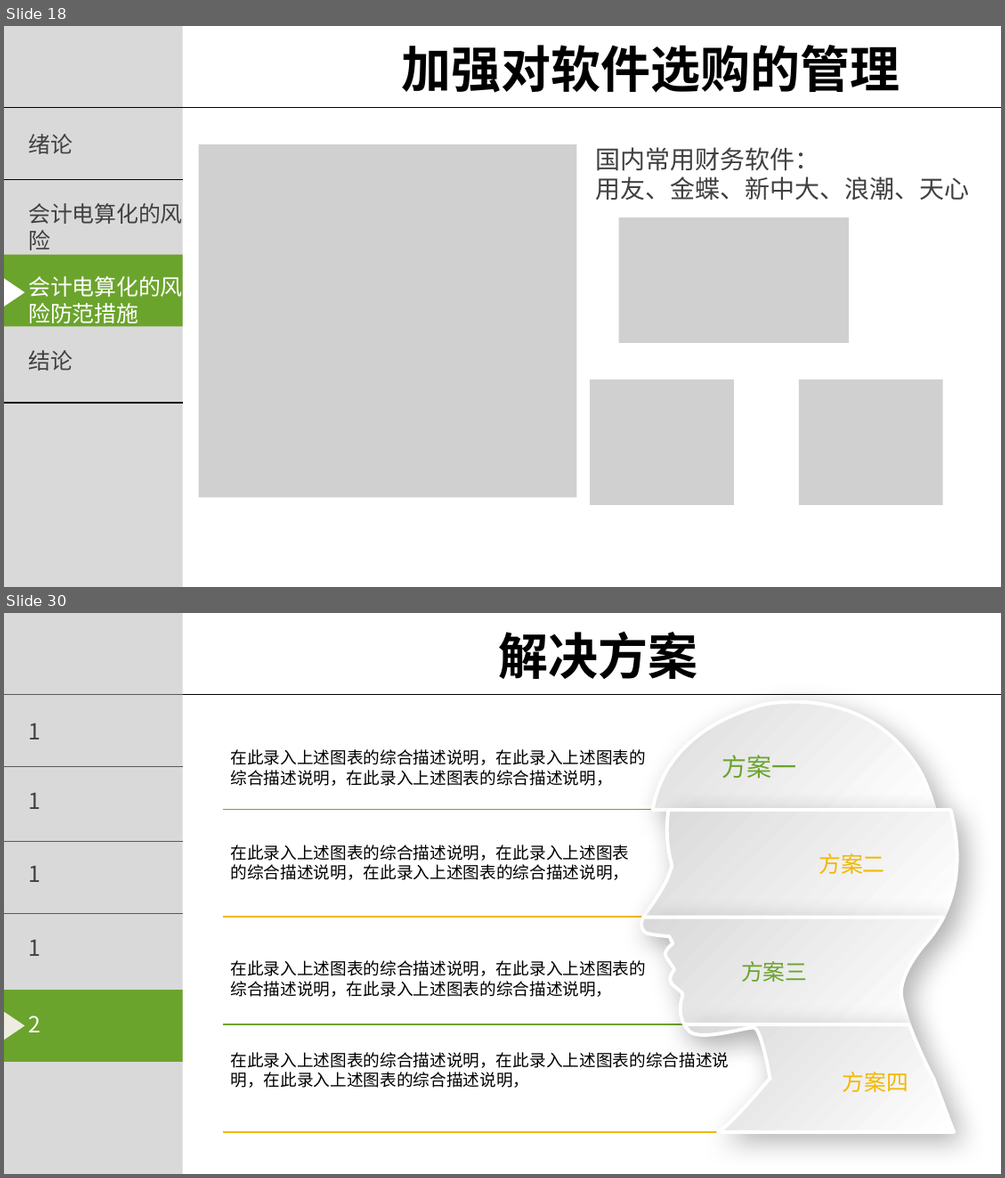
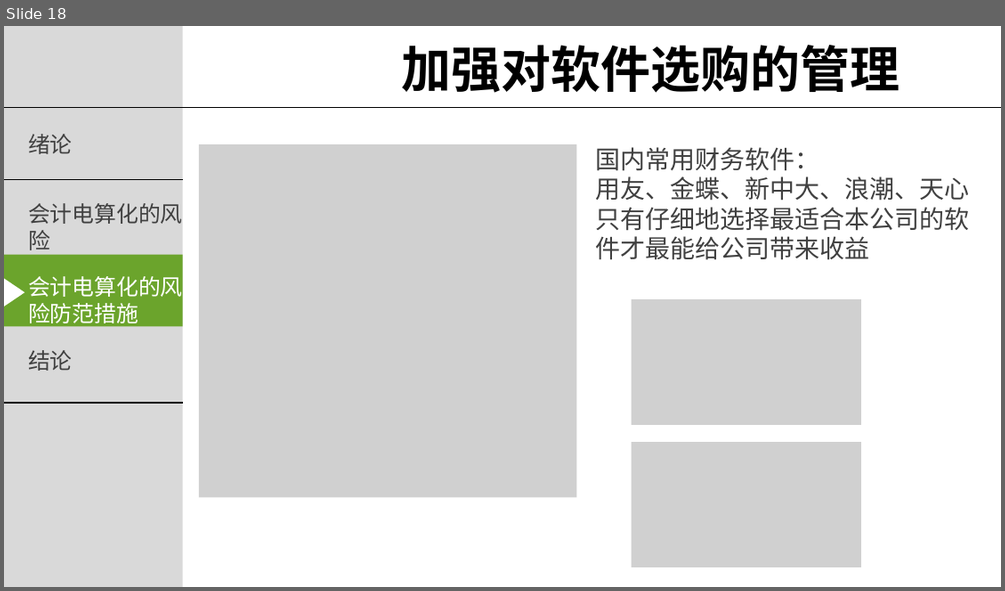
Before and after one commit to cnishop/d2src, a slide deck: 论文/毕业答辩.pptx. Shown one above the other, each under a label of ours: slides 18 and 30 before the commit, slide 18 after it; the slides between them are not shown. The pictures are 1005x1178 and 1005x591 pixels, drawn with LibreOffice and Linux fonts; fonts in the diff are those of the drawing; grey boxes stand for pictures; background and template pictures are left out. Boxes give left, top, right and bottom in pixels: in the first picture for what was removed or moved away, otherwise in the second. Text is boxed around its words. In the diff, an @@ line names an element or a change of style, - is before the commit and + after.

```diff
--- a/论文/毕业答辩.pptx
+++ b/论文/毕业答辩.pptx
@@ slide 30 removed at <box>4,613,1001,1174</box>, background picture (left out); not listed: 3 template elements that a slide beside it also shows @@
@@ rectangle removed at <box>14,613,180,691</box> @@
@@ text removed at <box>498,631,697,679</box> @@
-解决方案
@@ freeform shape removed at <box>653,680,935,810</box> @@
@@ line removed from (182, 695) to (4, 695) @@
@@ text removed at <box>28,723,40,739</box> @@
-1
@@ line removed from (182, 766) to (4, 766) @@
@@ text removed at <box>230,749,646,786</box> @@
-在此录入上述图表的综合描述说明，在此录入上述图表的综合描述说明，在此录入上述图表的综合描述说明，
@@ text removed at <box>722,755,797,778</box> @@
-方案一
@@ text removed at <box>28,793,40,809</box> @@
-1
@@ freeform shape removed at <box>222,810,950,814</box> @@
@@ freeform shape removed at <box>643,810,962,917</box> @@
@@ line removed from (182, 841) to (4, 841) @@
@@ text removed at <box>230,844,629,880</box> @@
-在此录入上述图表的综合描述说明，在此录入上述图表的综合描述说明，在此录入上述图表的综合描述说明，
@@ text removed at <box>28,866,40,882</box> @@
-1
@@ text removed at <box>818,853,884,874</box> @@
-方案二
@@ line removed from (182, 913) to (4, 913) @@
@@ freeform shape removed at <box>222,917,943,922</box> @@
@@ freeform shape removed at <box>641,917,943,1025</box> @@
@@ text removed at <box>28,940,40,956</box> @@
-1
@@ text removed at <box>230,960,646,997</box> @@
-在此录入上述图表的综合描述说明，在此录入上述图表的综合描述说明，在此录入上述图表的综合描述说明，
@@ text removed at <box>741,961,808,981</box> @@
-方案三
@@ rectangle removed at <box>4,989,182,1062</box> @@
@@ triangle removed at <box>4,1011,24,1039</box> @@
@@ text removed at <box>28,1015,40,1032</box> @@
-2
@@ freeform shape removed at <box>222,1025,909,1030</box> @@
@@ freeform shape removed at <box>684,1025,953,1133</box> @@
@@ text removed at <box>230,1052,728,1087</box> @@
-在此录入上述图表的综合描述说明，在此录入上述图表的综合描述说明，在此录入上述图表的综合描述说明，
@@ text removed at <box>842,1071,908,1092</box> @@
-方案四
@@ freeform shape removed at <box>222,1133,954,1137</box> @@
@@ slide 18 changed as well @@
@@ text at <box>596,207,970,260</box>: paragraph added @@
+只有仔细地选择最适合本公司的软件才最能给公司带来收益
@@ picture: place and size @@
-picture at <box>619,217,850,343</box>
+picture at <box>631,299,861,425</box>
@@ picture removed at <box>591,378,734,505</box> @@
@@ picture removed at <box>799,378,942,505</box> @@
@@ picture added at <box>631,442,861,567</box> @@
```
Also in this commit, not shown: 10 other slides changed, 7 slides added, 15 other slides removed, 1 other file.
